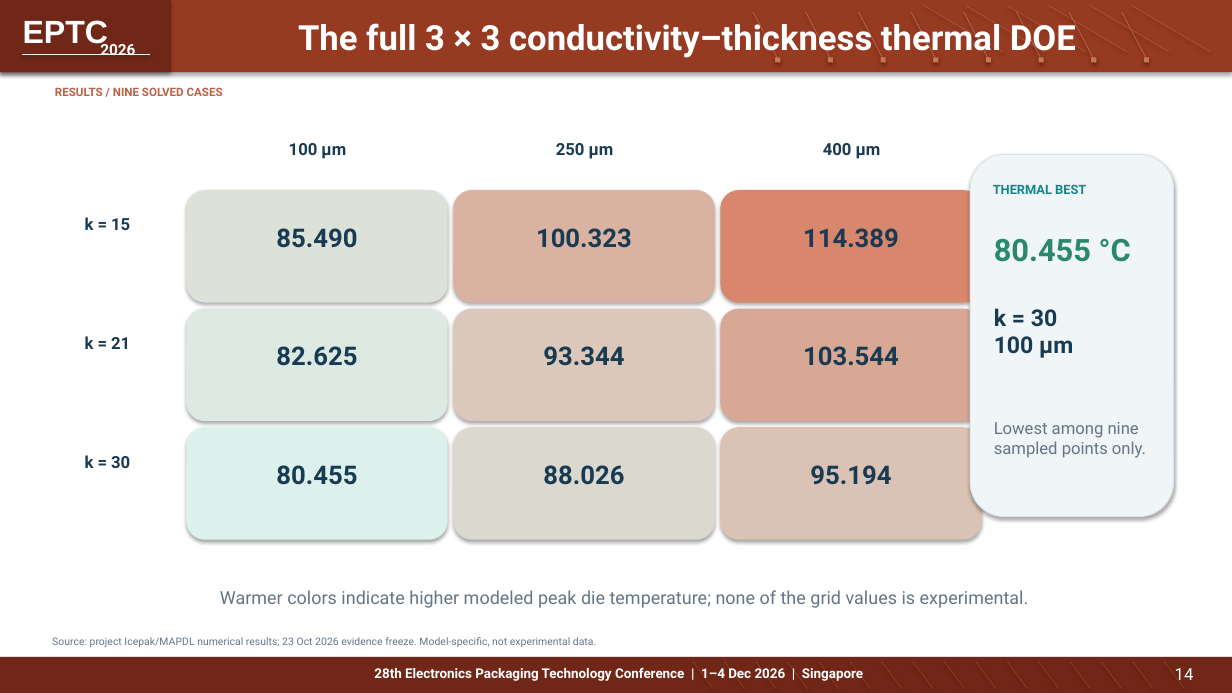
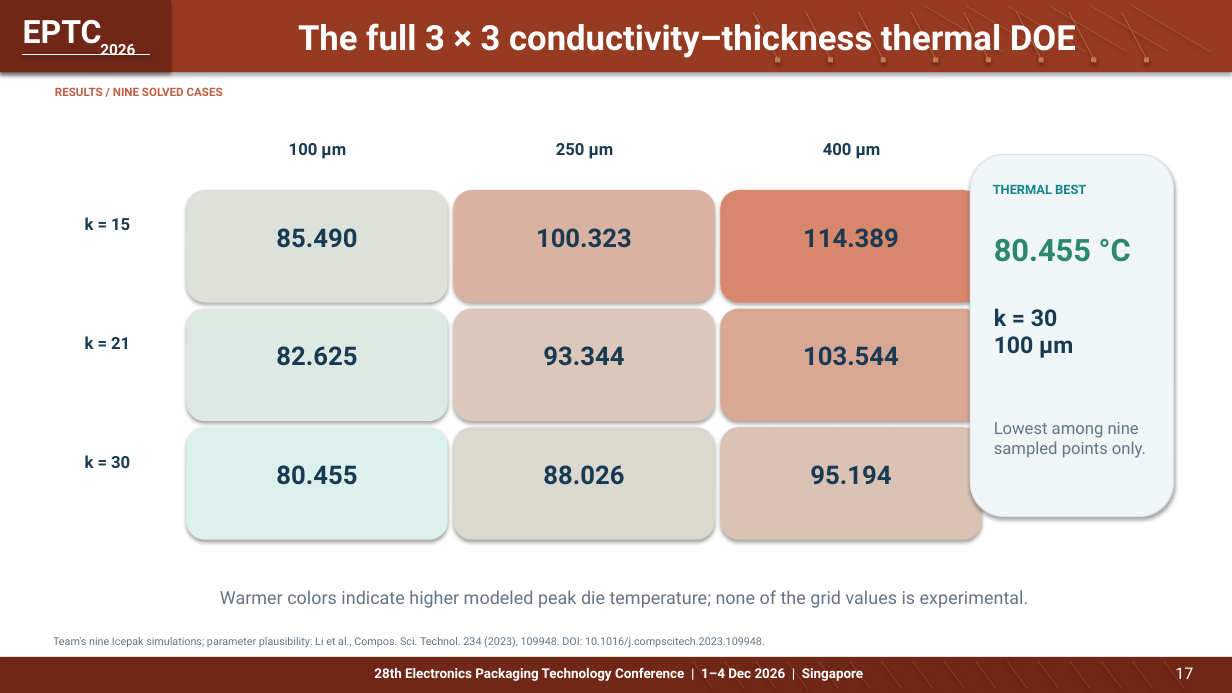
Before and after one commit to Makise-okabe/EPTC, a slide deck: slide 17 of presentations/EPTC_2026_Student_Innovation_Challenge_Presentation.pptx (slide 14 before the commit). Drawn at 1232x693 pixels with LibreOffice and Linux fonts; fonts in the diff are those of the drawing. Boxes give left, top, right and bottom in pixels: in the first picture for what was removed or moved away, otherwise in the second. Text is boxed around its words. In the diff, an @@ line names an element or a change of style, - is before the commit and + after.

```diff
--- a/presentations/EPTC_2026_Student_Innovation_Challenge_Presentation.pptx
+++ b/presentations/EPTC_2026_Student_Innovation_Challenge_Presentation.pptx
@@ text "EPTC" at (23, 20, 102, 48): font Arial to Roboto @@
@@ text at (53, 636, 765, 647): text changed; size 8.1 to 8.4 pt @@
-Source: project Icepak/MAPDL numerical results; 23 Oct 2026 evidence freeze. Model-specific, not experimental data.
+Team's nine Icepak simulations; parameter plausibility: Li et al., Compos. Sci. Technol. 234 (2023), 109948. DOI: 10.1016/j.compscitech.2023.109948.
@@ text at (1175, 667, 1193, 679): text changed; size 13 to 12.5 pt @@
-14
+17
```
Also in this commit, not shown: 29 other slides changed, 5 slides added.
